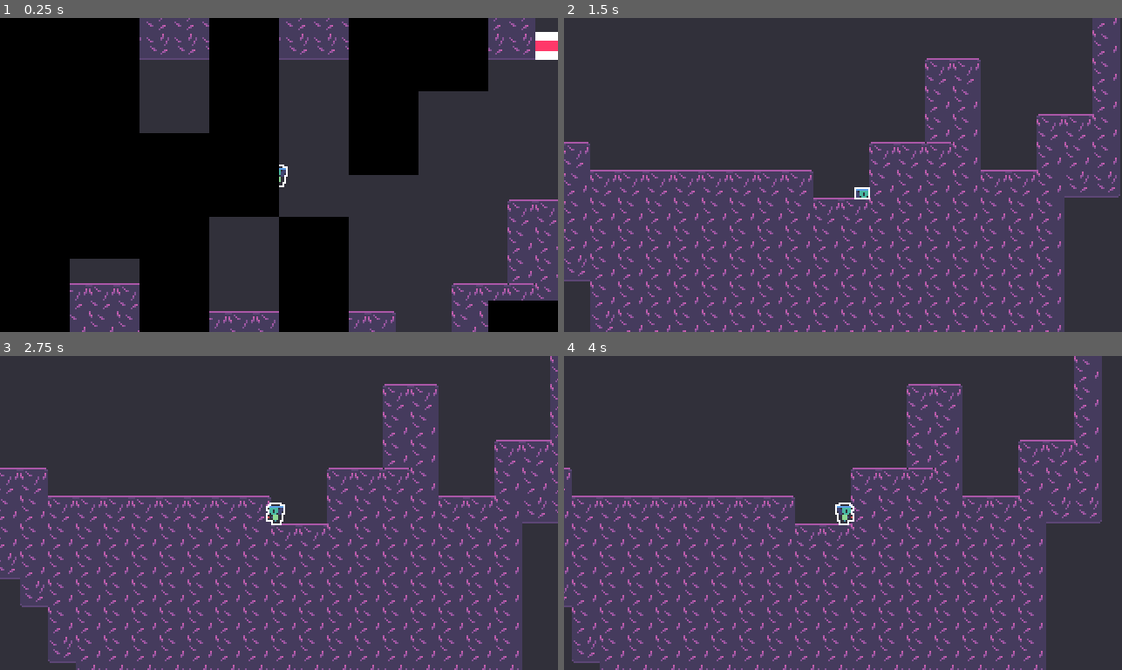
Above: before the commit, frames 1-4 (two rows, left to right).
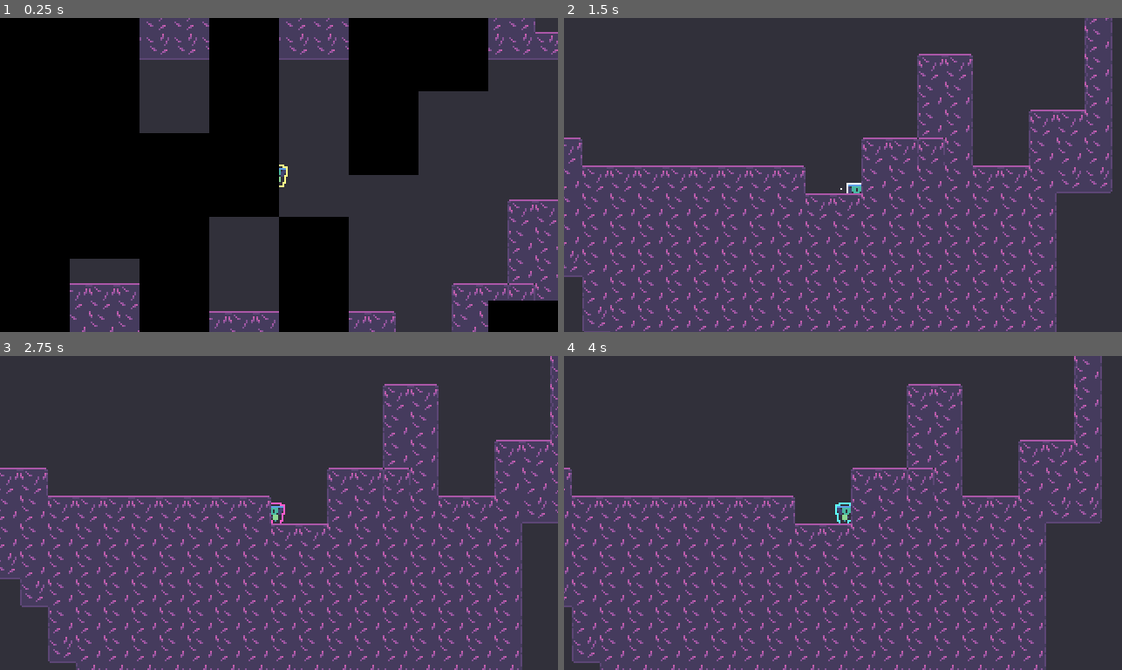
Above: after the commit, the same moments.

Repository: voithos/coloroid
Game: Godot game, scene res://scenes/levels/demo.tscn
The game is run twice, just before and just after one commit, with the same random seed, the same clock (stepped at 60 frames per second) and the same inputs. Sound files missing from this copy of the repository are replaced by a short silence.
Inputs:
- Up to frame 1 (0.25 s): no input
- Up to frame 2 (1.5 s): tap Enter at 0.5 s; hold Right (move_right) from 0.53 s (still down); tap Z (attack) at 0.6 s; tap Space (jump) at 0.77 s; tap X (roll) at 0.8, 1.35 s
- Up to frame 3 (2.75 s): tap Space (jump) at 1.52 s; tap Z (attack) at 1.55, 2.1 s; release Right (move_right) at 2.03 s; hold Left (move_left) from 2.03 s (still down); tap X (roll) at 2.3 s
- Up to frame 4 (4 s): release Left (move_left) at 2.78 s; hold Right (move_right) from 2.78 s (still down); tap X (roll) at 2.85, 3.8 s; tap Space (jump) at 3.02, 3.77 s; tap Z (attack) at 3.05 s; tap P at 3.6 s

The runs differ from the first frame. In frame 1, 0.5% of the frame differs, in the area x 50-100%, y 1-100%; in frame 2, 16%, in the area x 0-100%, y 0-100%; in frame 3, 0.2%; in frame 4, 0.2%.

Commit message:
Add color system.

Diff:
--- a/project.godot
+++ b/project.godot
@@ -35,6 +35,7 @@
 checkpoint_store="*res://scripts/checkpoint_store.gd"
 death_counter="*res://scripts/death_counter.gd"
 game_timer="*res://scripts/game_timer.gd"
+colors="*res://scripts/colors.gd"
 
 [display]
 
--- a/scenes/levels/demo.tscn
+++ b/scenes/levels/demo.tscn
@@ -10,8 +10,9 @@
 next_level = ""
 background_music = 0
 
+[node name="player" parent="." instance=ExtResource( 2 )]
+position = Vector2( 157, 82 )
+has_colors = [ 1, 2, 3 ]
+
 [node name="tilemap" parent="." instance=ExtResource( 1 )]
 tile_data = PoolIntArray( -65535, 0, 1, -65534, 0, 2, -65533, 0, 2, -65532, 0, 2, -65531, 0, 2, -65530, 0, 2, -65529, 0 …(4029 unchanged characters)…
-
-[node name="player" parent="." instance=ExtResource( 2 )]
-position = Vector2( 157, 82 )
--- /dev/null
+++ b/scenes/outline.tres
@@ -0,0 +1,47 @@
+[gd_resource type="ShaderMaterial" load_steps=2 format=2]
+
+[sub_resource type="Shader" id=1]
+code = "shader_type canvas_item;
+
+uniform vec4 outline_color : hint_color;
+uniform bool skip_top;
+uniform bool skip_bottom;
+
+void fragment() {
+    float size_x = 1.0 / float(textureSize(TEXTURE, 0).x);
+    float size_y = 1.0 / float(textureSize(TEXTURE, 0).y);
+    vec4 sprite_color = texture(TEXTURE, UV);
+    float alphascale = -8.0;
+    if (skip_top) {
+        alphascale += 3.0;
+    }
+    if (skip_bottom) {
+        alphascale += 3.0;
+    }
+    float alpha = alphascale * sprite_color.a;
+    alpha += texture(TEXTURE, UV + vec2(size_x, 0)).a;
+    alpha += texture(TEXTURE, UV + vec2(-size_x, 0)).a;
+    if (!skip_top) {
+        alpha += texture(TEXTURE, UV + vec2(0, size_y)).a;
+    }
+    if (!skip_bottom) {
+        alpha += texture(TEXTURE, UV + vec2(0, -size_y)).a;
+    }
+    // Outline the corners
+    if (!skip_top) {
+        alpha += texture(TEXTURE, UV + vec2(size_x, size_y)).a;
+        alpha += texture(TEXTURE, UV + vec2(-size_x, size_y)).a;
+    }
+    if (!skip_bottom) {
+        alpha += texture(TEXTURE, UV + vec2(-size_x, -size_y)).a;
+        alpha += texture(TEXTURE, UV + vec2(size_x, -size_y)).a;
+    }
+    vec4 final_color = mix(sprite_color, outline_color, clamp(alpha, 0.0, 1.0));
+    COLOR = vec4(final_color.rgb, clamp(abs(alpha) + sprite_color.a, 0.0, 1.0));
+}"
+
+[resource]
+shader = SubResource( 1 )
+shader_param/outline_color = null
+shader_param/skip_top = false
+shader_param/skip_bottom = false
--- a/scenes/player.gd
+++ b/scenes/player.gd
@@ -34,7 +34,7 @@
 var is_fast_falling = false
 
 # Rolling
-const ROLL_HORIZONTAL_VEL = 200.0 # Burst roll speed
+const ROLL_HORIZONTAL_VEL = 300.0 # Burst roll speed
 const ROLL_HORIZONTAL_DECEL = 5 # How quickly the roll decelerates
 const ROLL_TIME = 0.3
 var roll_timer = 0
@@ -50,12 +50,21 @@
 const WALK_SFX_COOLDOWN = 0.3 # seconds
 var walk_sfx_cooldown = 0
 
+export (Array, int) var has_colors = []
+var current_cidx: int = colors.CWHITE
+var prev_cidx: int = current_cidx
+var current_color: Color = colors.COLORS[colors.CWHITE]
+
 func _ready():
+    randomize()
     add_to_group("player")
 
     _maybe_jump_to_checkpoint()
 
     _update_sprite_flip()
+
+    if len(has_colors) > 0:
+        _set_color(has_colors[0])
 
     # Initial animation.
     is_controllable = false
@@ -73,6 +82,14 @@
 func _update_offset():
     $sprite.offset = Vector2(0, -6)
     $sprite.position = Vector2(0, 6)
+
+func _set_color(c: int):
+    prev_cidx = current_cidx
+    current_cidx = c
+    current_color = colors.COLORS[c]
+
+func _process(delta):
+    _update_shader_params()
 
 func _physics_process(delta):
     _maybe_die()
@@ -103,6 +120,7 @@
     var invec = _get_8dir_input_vector()
     projectile.fire(invec)
     projectile.global_position = global_position
+    projectile.modulate = current_color
     _add_sibling_below(projectile)
 
 func roll(delta):
@@ -111,6 +129,7 @@
     $animation.play("roll")
     velocity.x = ROLL_HORIZONTAL_VEL * (1 - 2*int(facing_left))
     roll_timer = 0.0
+    _set_color(colors.CWHITE)
     if is_on_floor():
         _create_dust(false)
 
@@ -127,6 +146,18 @@
     is_rolling = false
     is_controllable = true
     $animation.play('idle')
+    _maybe_pick_random_color()
+
+func _maybe_pick_random_color():
+    if len(has_colors) == 0:
+        return
+    # This always picks a new color
+    var cidx
+    while true:
+        cidx = has_colors[randi()%len(has_colors)]
+        if cidx != prev_cidx:
+            break
+    _set_color(cidx)
 
 func _animate_squash_stretch(delta):
     _update_offset()
@@ -141,6 +172,12 @@
         squash_stretch_scale.y = lerp(squash_stretch_scale.y, 1.0, lerp_val)
     $sprite.scale = squash_stretch_scale
 
+func _update_shader_params():
+    $sprite.material.set_shader_param('outline_color', current_color)
+    # These don't work correctly
+    #$sprite.material.set_shader_param('skip_top', is_on_ceiling())
+    #$sprite.material.set_shader_param('skip_bottom', is_on_floor())
+
 func _apply_jump_squash_stretch():
     squash_stretch_scale.x = range_lerp(abs(velocity.y), 0, JUMP_VEL, 1.0, JUMP_SQUASH_STRETCH.x)
     squash_stretch_scale.y = range_lerp(abs(velocity.y), 0, JUMP_VEL, 1.0, JUMP_SQUASH_STRETCH.y)
--- a/scenes/player.tscn
+++ b/scenes/player.tscn
@@ -1,8 +1,9 @@
-[gd_scene load_steps=9 format=2]
+[gd_scene load_steps=10 format=2]
 
 [ext_resource path="res://scenes/player_camera.gd" type="Script" id=1]
 [ext_resource path="res://assets/player/player.png" type="Texture" id=2]
 [ext_resource path="res://scenes/player.gd" type="Script" id=3]
+[ext_resource path="res://scenes/outline.tres" type="Material" id=4]
 
 [sub_resource type="Animation" id=2]
 length = 0.001
@@ -156,6 +157,7 @@
 script = ExtResource( 3 )
 
 [node name="sprite" type="Sprite" parent="."]
+material = ExtResource( 4 )
 texture = ExtResource( 2 )
 vframes = 4
 
--- /dev/null
+++ b/scripts/colors.gd
@@ -0,0 +1,25 @@
+extends Node
+
+# Color system for color powerups.
+
+enum {
+    # Special default color
+    CWHITE = 0,
+    C1,
+    C2,
+    C3,
+    C4,
+    C5,
+    C6,
+}
+
+const COLORS = {
+    CWHITE: Color('ffffff'),
+    C1: Color('fdfe89'),
+    C2: Color('5efdf7'),
+    C3: Color('ff5dcc'),
+    C4: Color('44ff5f'),
+    C5: Color('9576ff'),
+    C6: Color('ff5a5a'),
+}
+const ALL_COLORS = [C1, C2, C3, C4, C5, C6]
Binary file changed: assets/player/player.aseprite
Binary file changed: assets/player/player.png
Binary file changed: assets/tiles/autotileset.aseprite
Binary file changed: assets/tiles/autotileset.png
Not shown, changed: TODO.md
